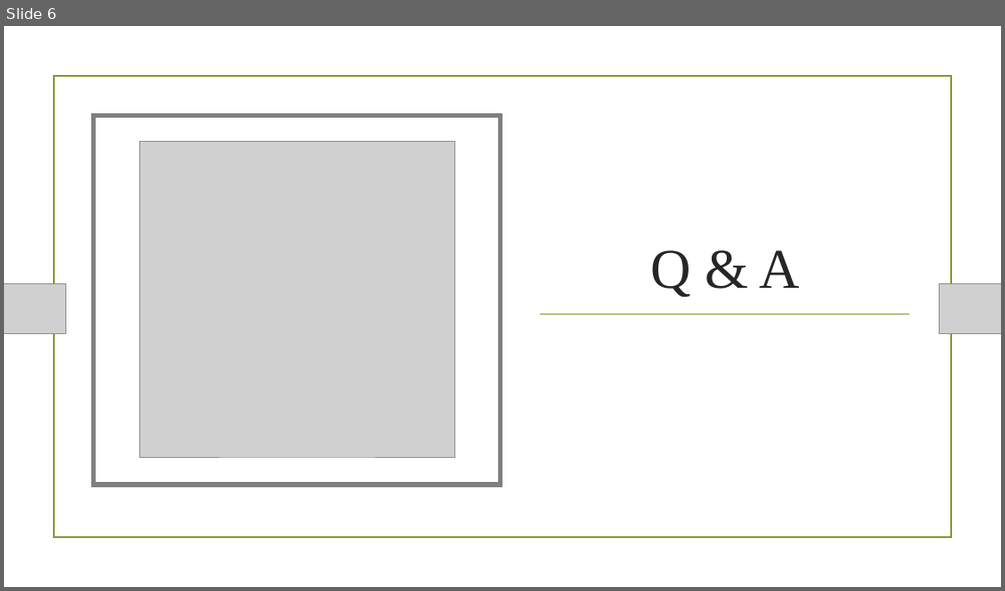
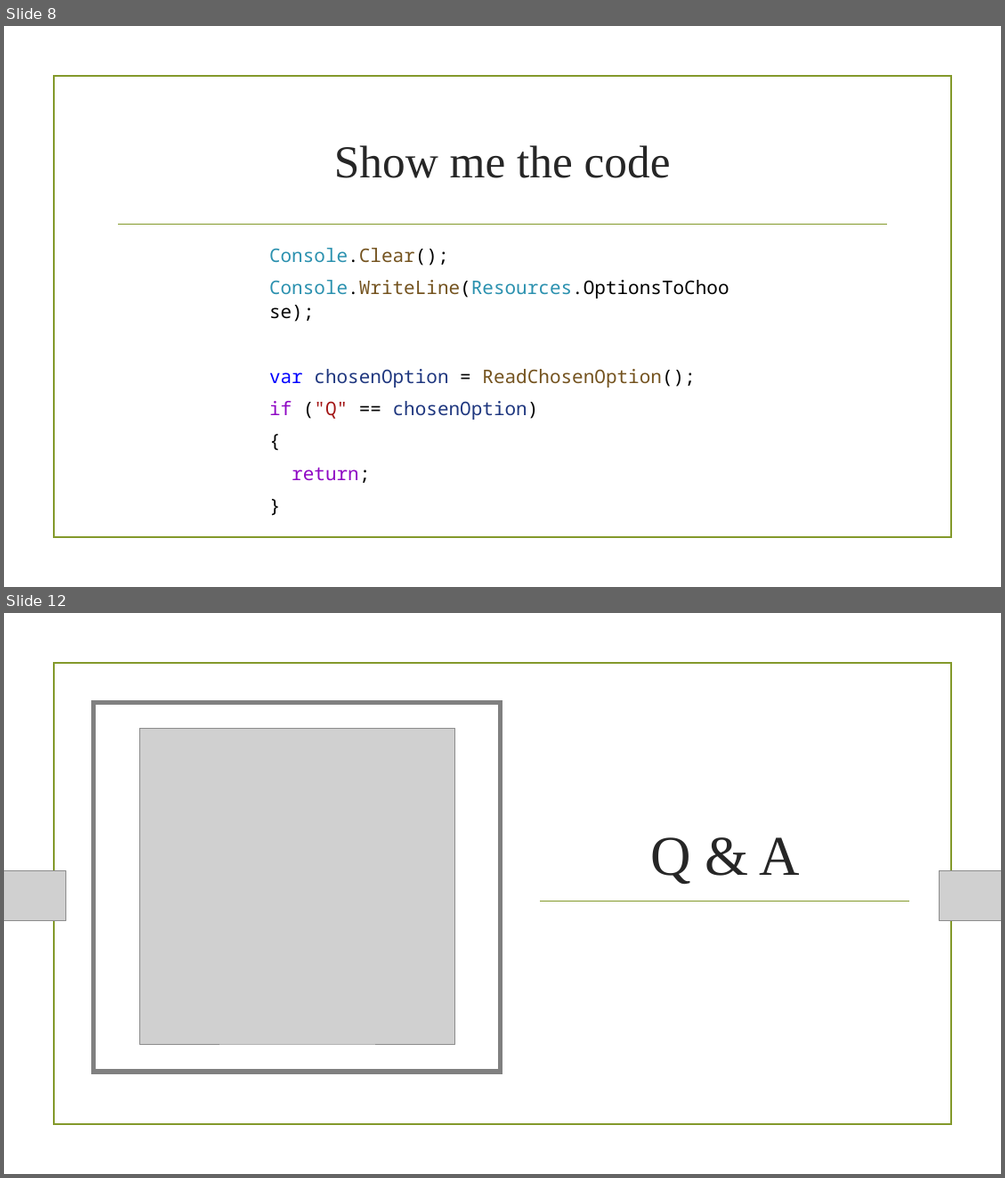
Before and after one commit to MariuszKrzanowski/asynchronous-intuition, a slide deck: slides/AsynchronousIntuition.pptx. Shown one above the other, each under a label of ours: slide 6 before the commit, slides 8 and 12 after it; the slides between them are not shown. The pictures are 1005x591 and 1005x1178 pixels, drawn with LibreOffice and Linux fonts; fonts in the diff are those of the drawing; grey boxes stand for pictures; background and template pictures are left out. Boxes give left, top, right and bottom in pixels: in the first picture for what was removed or moved away, otherwise in the second. Text is boxed around its words. In the diff, an @@ line names an element or a change of style, - is before the commit and + after.

```diff
--- a/slides/AsynchronousIntuition.pptx
+++ b/slides/AsynchronousIntuition.pptx
@@ slide 8 added at (4, 26, 1001, 587), background picture (left out) @@
@@ rectangle added at (53, 76, 951, 538), outline #83992A 1.25 pt @@
@@ title added at (334, 145, 671, 178), 44 pt, text #262626 @@
+Show me the code
@@ line added from (119, 224) to (887, 224), #83992A 1.25 pt @@
@@ text added at (269, 248, 729, 483), 18 pt, text #000000 @@
+Console.Clear();
+Console.WriteLine(Resources.OptionsToChoose);
+var chosenOption = ReadChosenOption();
+if ("Q" == chosenOption)
+{
+return;
+}
@@ what was slide 6 is now slide 12 @@
```
Also in this commit, not shown: 5 slides changed, 7 other slides added.
